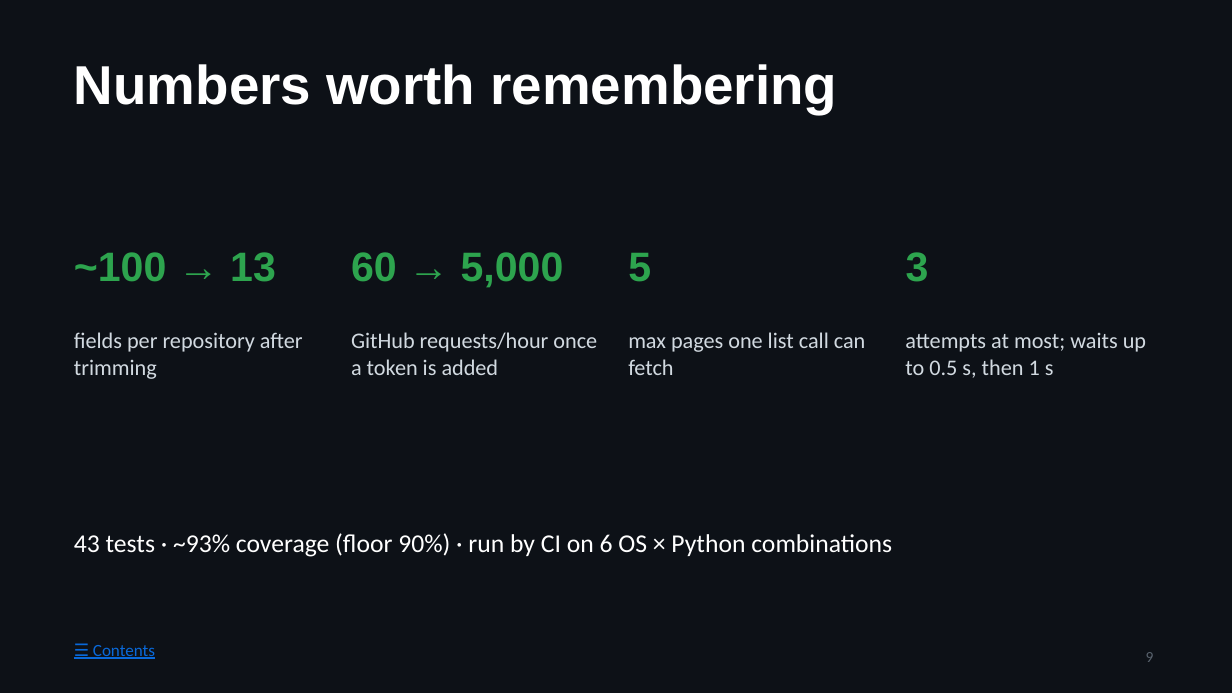
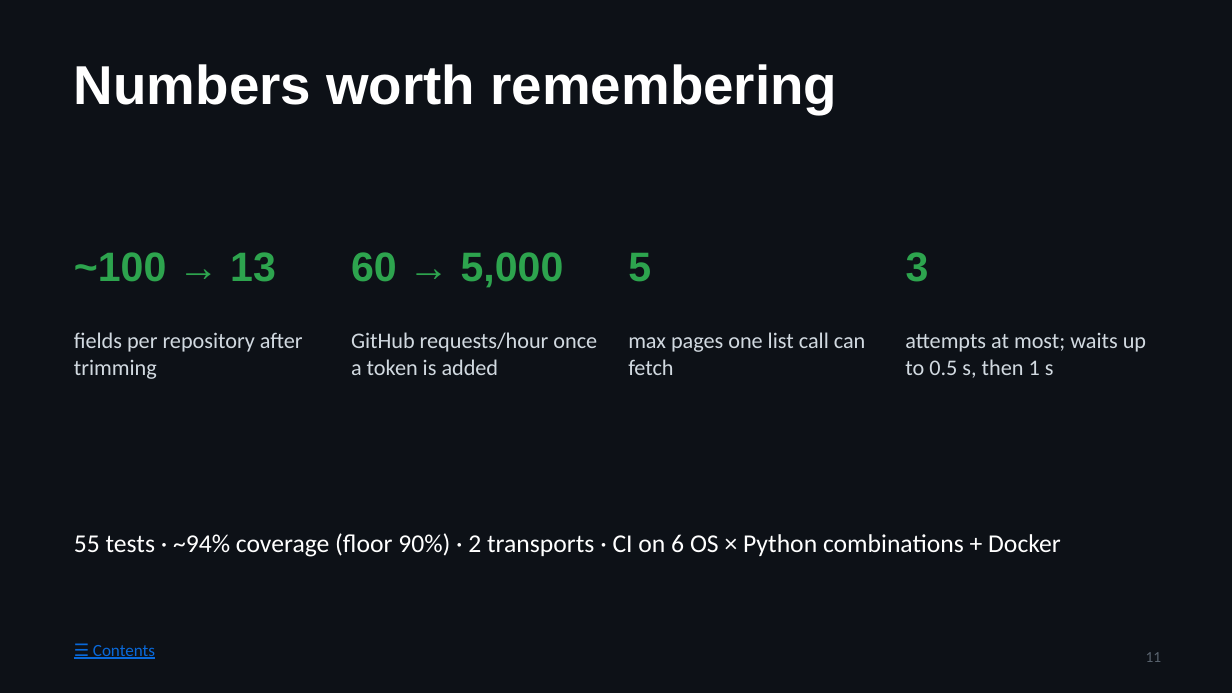
Before and after one commit to prasad976999/github-mcp-server, a slide deck: slide 11 of docs/STUDY-GUIDE.pptx (slide 9 before the commit). Drawn at 1232x693 pixels with LibreOffice and Linux fonts; fonts in the diff are those of the drawing. Boxes give left, top, right and bottom in pixels: in the first picture for what was removed or moved away, otherwise in the second. Text is boxed around its words. In the diff, an @@ line names an element or a change of style, - is before the commit and + after.

```diff
--- a/docs/STUDY-GUIDE.pptx
+++ b/docs/STUDY-GUIDE.pptx
@@ text at <box>74,533,1061,557</box>: text changed @@
-43 tests · ~93% coverage (floor 90%) · run by CI on 6 OS × Python combinations
+55 tests · ~94% coverage (floor 90%) · 2 transports · CI on 6 OS × Python combinations + Docker
@@ page number at <box>1146,652,1162,662</box>: text changed @@
-9
+11
```
Also in this commit, not shown: 64 other slides changed, 23 slides added, 19 other files.
